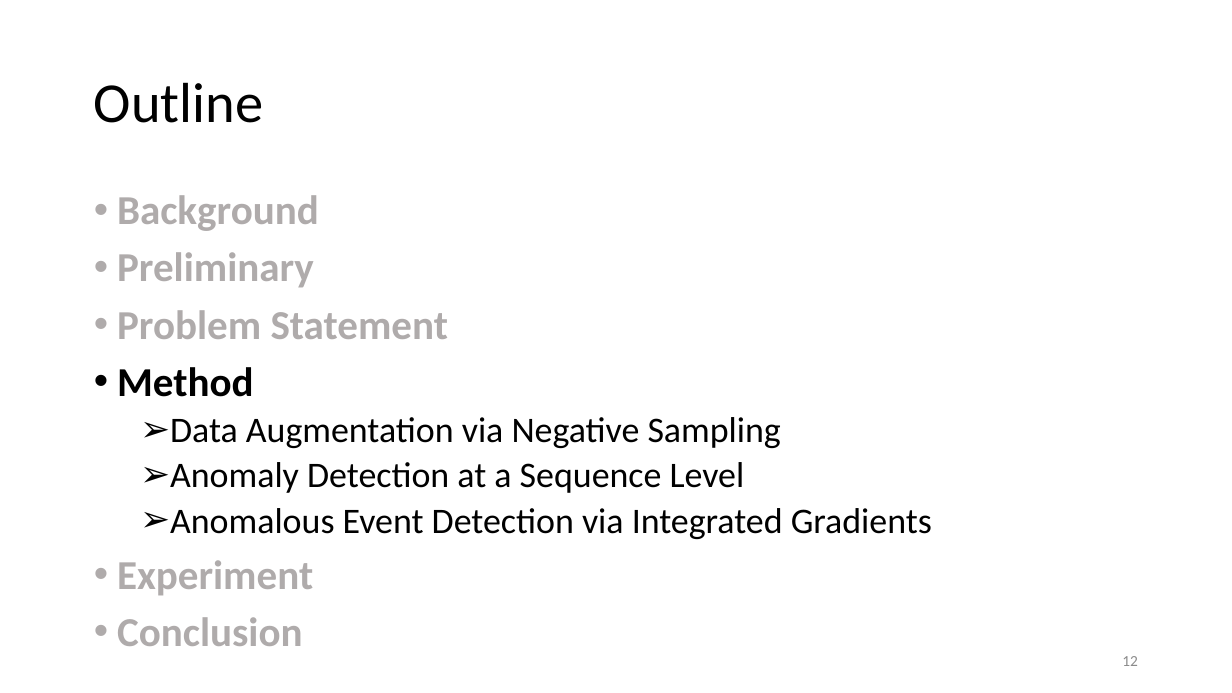
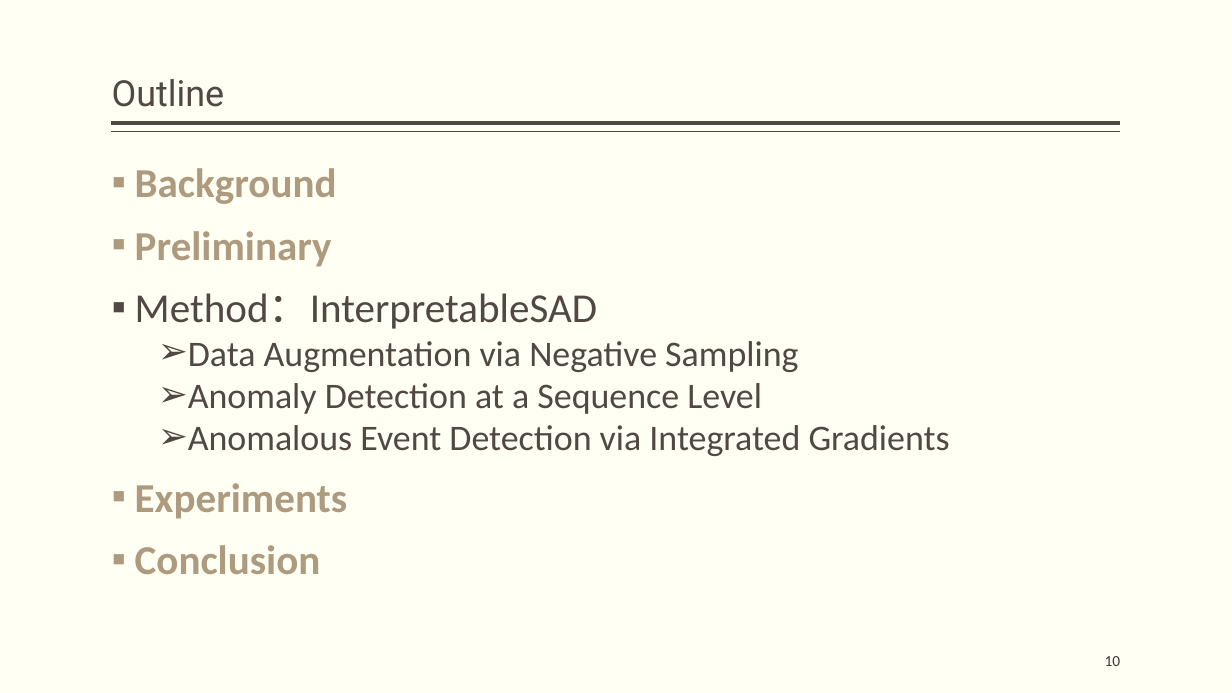
Before and after one commit to hanxiao0607/others, a slide deck: slide 10 of InterpretableSAD.pptx (slide 12 before the commit). Drawn at 1232x693 pixels with LibreOffice and Linux fonts; fonts in the diff are those of the drawing. Boxes give left, top, right and bottom in pixels: in the first picture for what was removed or moved away, otherwise in the second. Text is boxed around its words. In the diff, an @@ line names an element or a change of style, - is before the commit and + after.

```diff
--- a/InterpretableSAD.pptx
+++ b/InterpretableSAD.pptx
@@ background #FFFFFF to #FFFFF3 @@
@@ title "Outline": place and size @@
-title "Outline" at <box>94,82,263,123</box>
+title "Outline" at <box>112,79,225,107</box>
@@ title "Outline" at <box>112,79,225,107</box>: size 44 to 28 pt, font Calibri to Roboto, text colour #000000 to #514843; vertical alignment middle to bottom @@
@@ line added from (1121, 123) to (112, 123), #514843 3 pt @@
@@ line added from (1121, 132) to (112, 132), #514843 1 pt @@
@@ text "Background": place and size @@
-text "Background" at <box>117,195,932,646</box>
+text "Background" at <box>135,168,950,574</box>
@@ text at <box>135,168,950,574</box>: text colour #AFABAB to #AE9A7E, letter outline none to #FFFFFF 0.75 pt in "Background", "Preliminary", "Conclusion"; text colour #000000 to #514843 in "Data Augmentation via Negative Sampling", "Anomaly Detection at a Sequence Level", "Anomalous Event Detection via Integrated Gradients"; bullet • to ▪; line spacing 0.9 to 0.8; more space between paragraphs @@
@@ text at <box>135,293,597,329</box>: text changed; text colour #AFABAB to #514843; bold off @@
-• Problem Statement
-• Method
+▪ Method：InterpretableSAD
@@ text at <box>135,483,348,519</box>: text changed; text colour #AFABAB to #AE9A7E @@
-• Experiment
+▪ Experiments
@@ page number added at <box>1105,656,1121,666</box>, 12 pt, text #3D3632 @@
+10
@@ page number removed at <box>1122,656,1138,666</box> @@
-12
```
Also in this commit, not shown: 25 other slides changed, 5 slides added, 5 slides removed, 1 other file.
